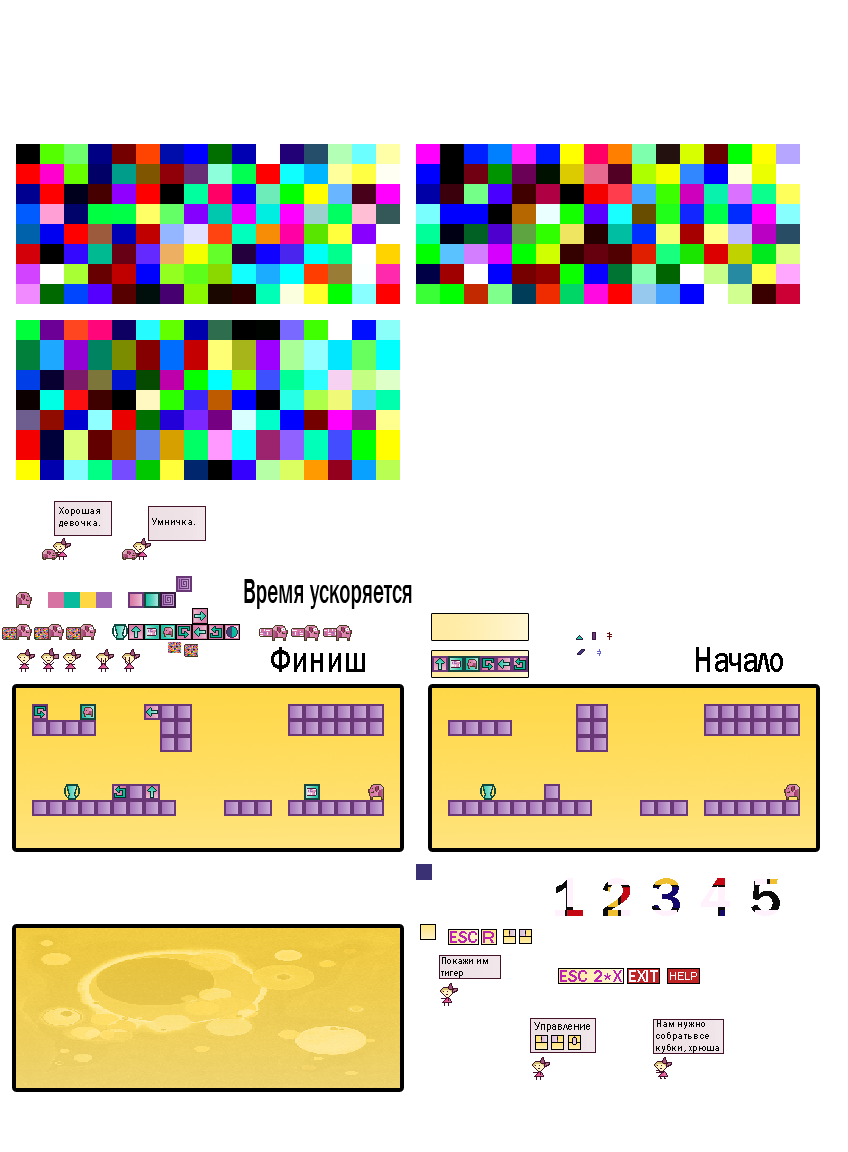
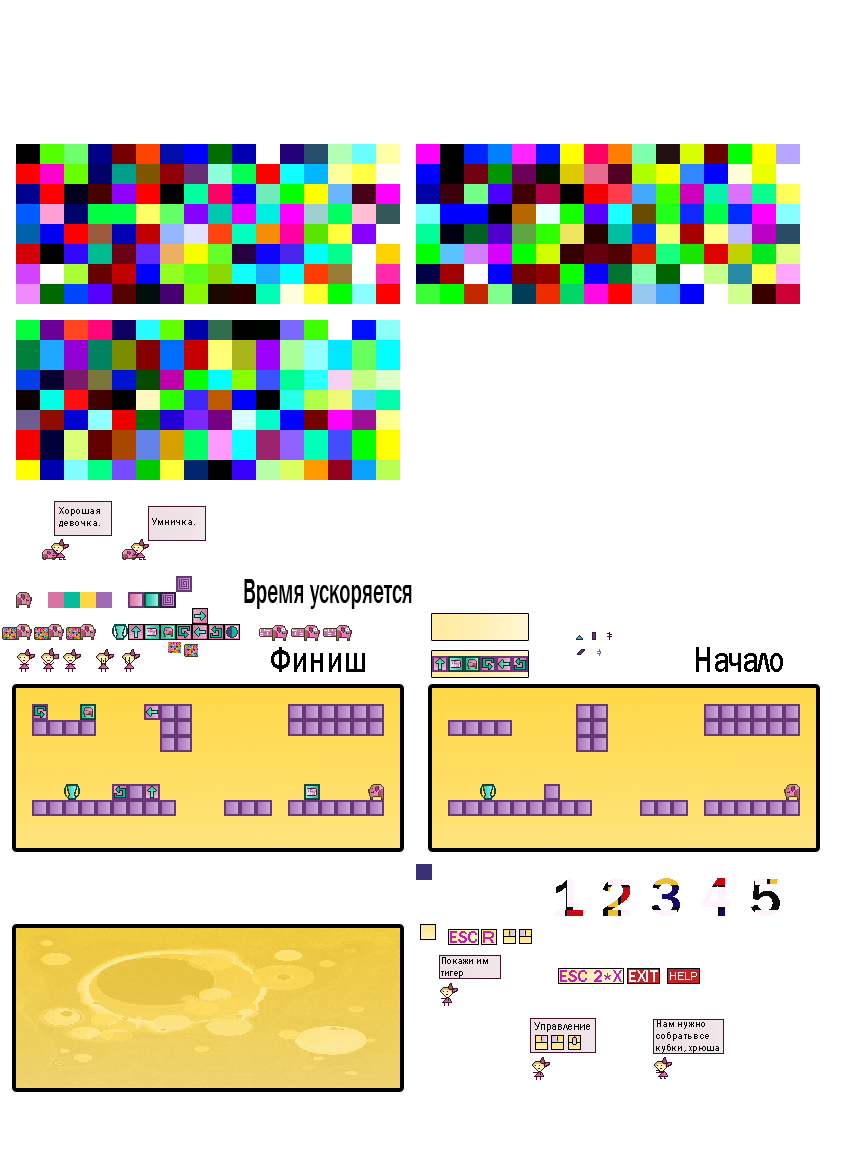
Layers edited between the first and the second w=848, h=1152 image:
painted on "Слой 18" over [51, 538, 151, 560]
removed layer "Слой 17" over [51, 538, 71, 560]
